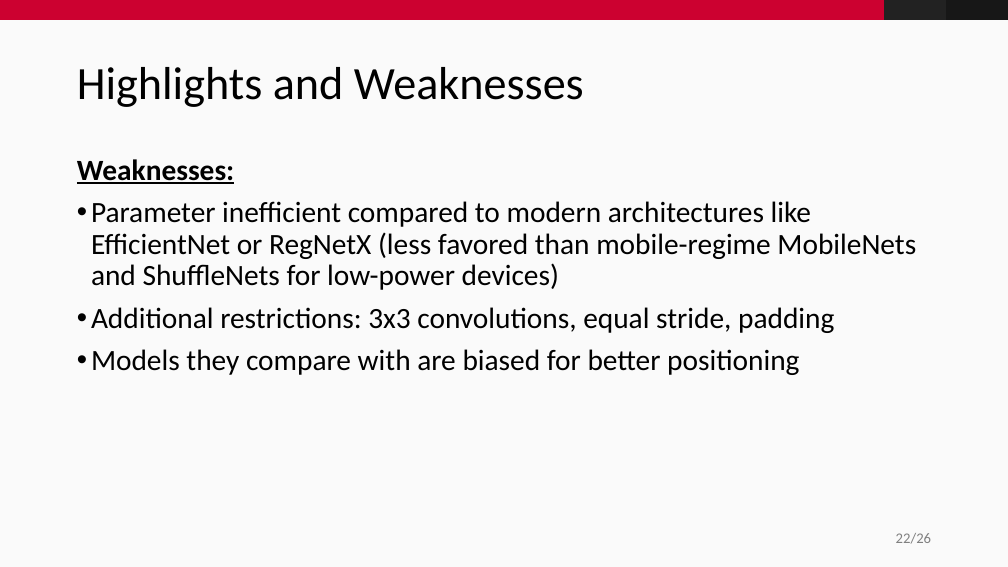
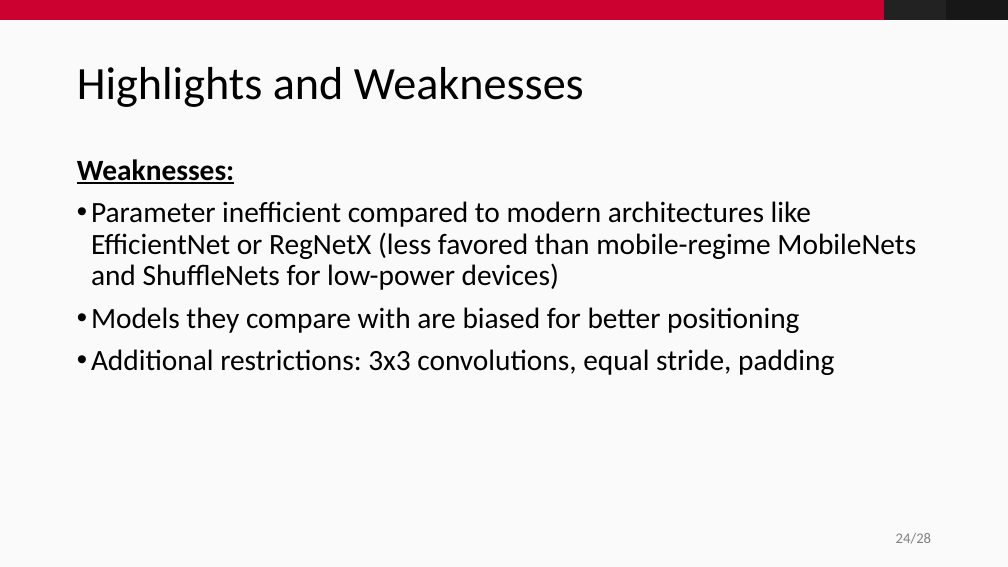
Before and after one commit to fidsusj/CVDL-Seminar, a slide deck: slide 24 of presentation/presentation.pptx (slide 22 before the commit). Drawn at 1008x567 pixels with LibreOffice and Linux fonts; fonts in the diff are those of the drawing; background and template pictures are left out. Boxes give left, top, right and bottom in pixels: in the first picture for what was removed or moved away, otherwise in the second. Text is boxed around its words. In the diff, an @@ line names an element or a change of style, - is before the commit and + after.

```diff
--- a/presentation/presentation.pptx
+++ b/presentation/presentation.pptx
@@ text at (91, 307, 799, 333): paragraph added @@
+• Models they compare with are biased for better positioning
@@ text at (91, 349, 799, 375): paragraph removed @@
-• Models they compare with are biased for better positioning
@@ page number at (896, 533, 931, 543): text changed @@
-22/26
+24/28
```
Also in this commit, not shown: 4 other slides changed, 2 slides added.
